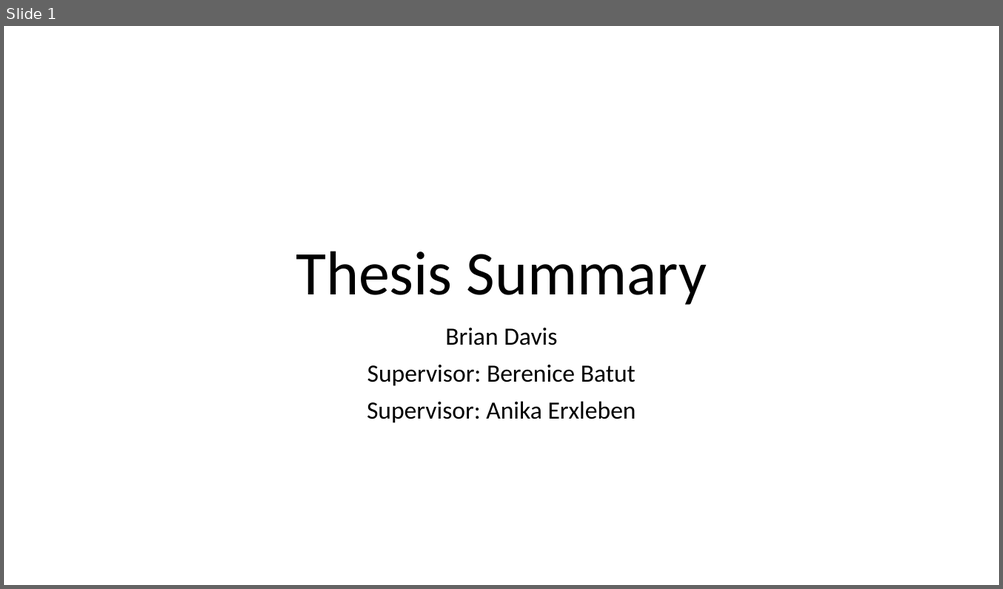
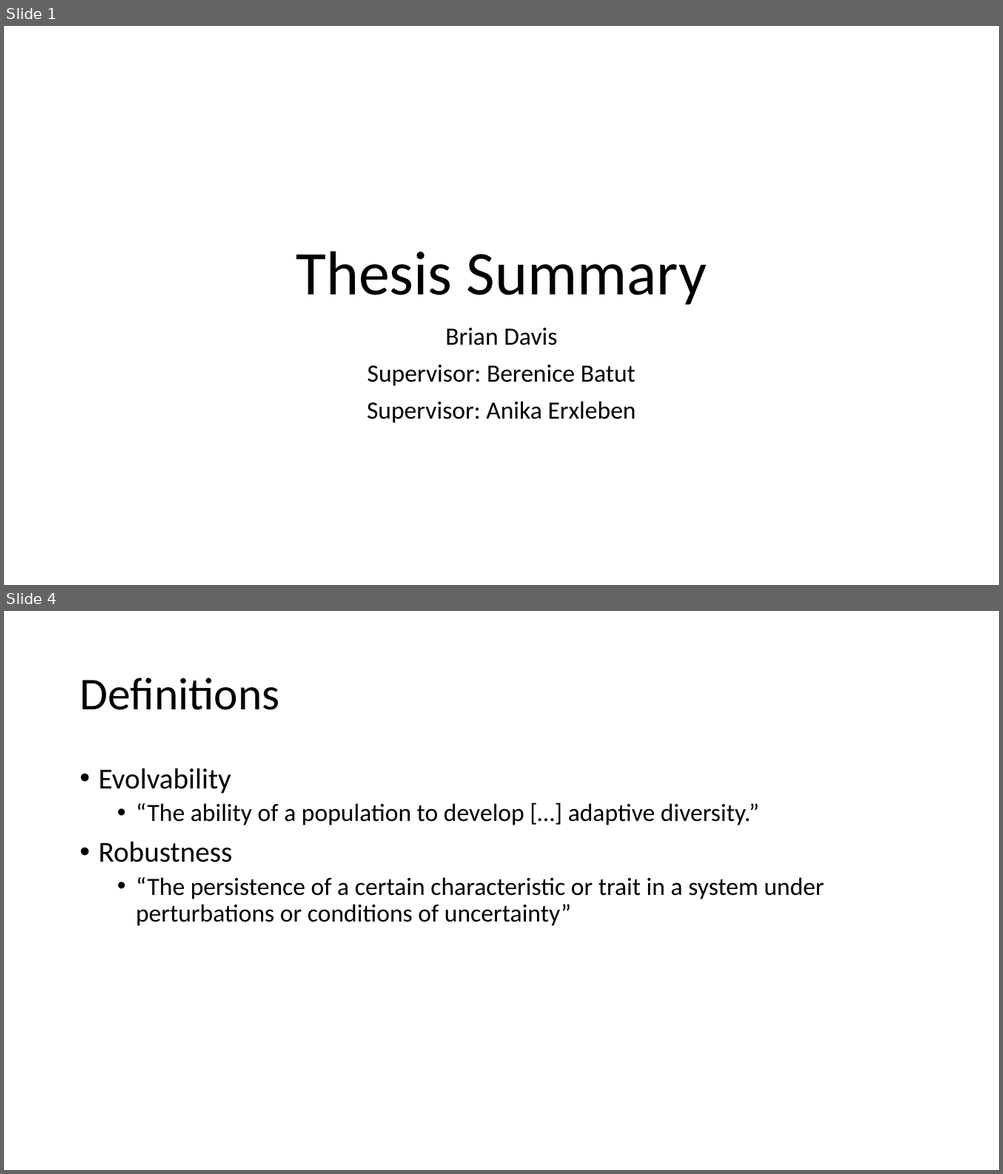
Before and after one commit to davisbk/thesis, a slide deck: doc/Presentation_to_Anika01.pptx. Shown one above the other, each under a label of ours: slide 1 before the commit, slides 1 and 4 after it; the slides between them are not shown. The pictures are 1003x589 and 1003x1174 pixels, drawn with LibreOffice and Linux fonts; fonts in the diff are those of the drawing. Boxes give left, top, right and bottom in pixels: in the first picture for what was removed or moved away, otherwise in the second. Text is boxed around its words. In the diff, an @@ line names an element or a change of style, - is before the commit and + after.

```diff
--- a/doc/Presentation_to_Anika01.pptx
+++ b/doc/Presentation_to_Anika01.pptx
@@ slide 4 added at [4, 611, 999, 1170], background #FFFFFF @@
@@ title added at [79, 678, 279, 710], 44 pt, text #000000 @@
+Definitions
@@ text added at [99, 768, 824, 926], 24 pt, text #000000 @@
+• Evolvability
+  • “The ability of a population to develop […] adaptive diversity.”
+• Robustness
+  • “The persistence of a certain characteristic or trait in a system under perturbations or conditions of uncertainty”
```
Also in this commit, not shown: 7 slides changed, 4 other slides added, 1 slide removed.
